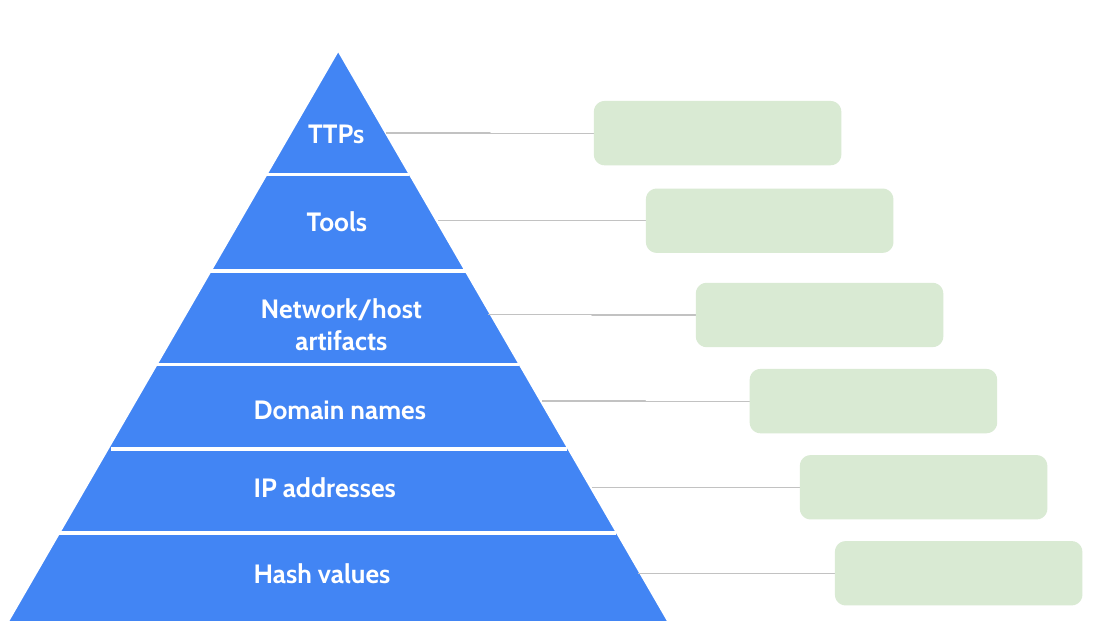
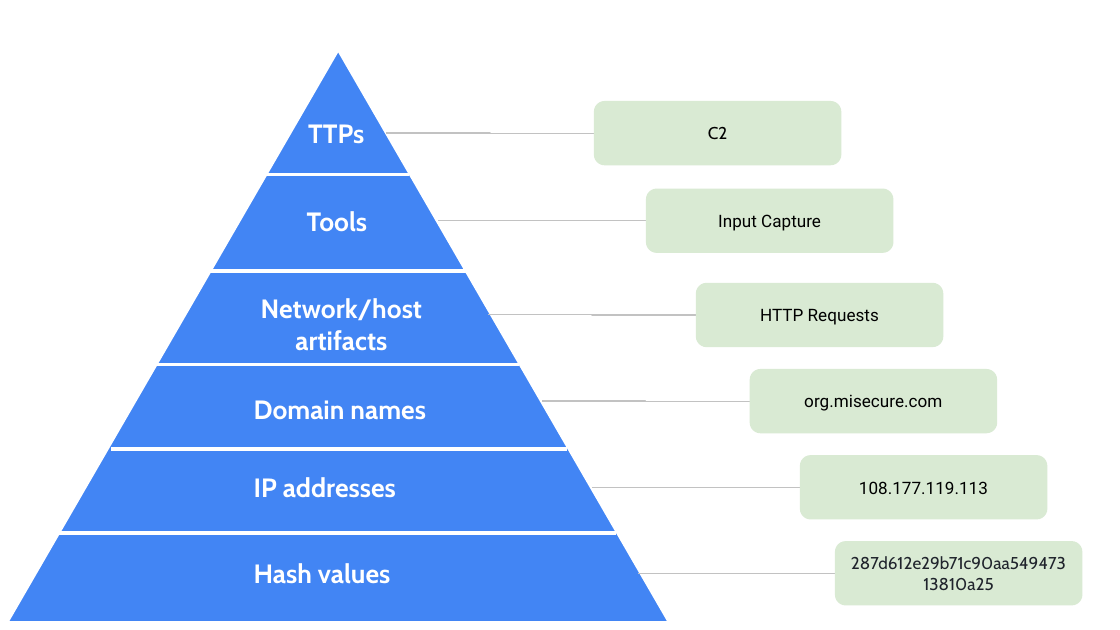
Before and after one commit to 9QIX/Google-Cybersecurity-Certification-Notes, a slide deck: slide 2 of For Resume/Pyramid of Pain/Pyramid of Pain.pptx. Drawn at 1120x630 pixels with LibreOffice and Linux fonts; fonts in the diff are those of the drawing. Boxes give left, top, right and bottom in pixels: in the first picture for what was removed or moved away, otherwise in the second. Text is boxed around its words. In the diff, an @@ line names an element or a change of style, - is before the commit and + after.

```diff
--- a/For Resume/Pyramid of Pain/Pyramid of Pain.pptx
+++ b/For Resume/Pyramid of Pain/Pyramid of Pain.pptx
@@ text in rounded rectangle at (708,126,728,140): text added @@
+C2
@@ text in rounded rectangle at (718,214,821,231): text added @@
+Input Capture
@@ text in rounded rectangle at (760,308,879,325): text added @@
+HTTP Requests
@@ text in rounded rectangle at (804,394,942,411): text added @@
+org.misecure.com
@@ text in rounded rectangle at (859,481,988,494): text added @@
+108.177.119.113
@@ text in rounded rectangle at (834,541,1082,605): text added @@
+287d612e29b71c90aa54947313810a25
```
Also in this commit, not shown: 1 other slide changed, 2 other files.
